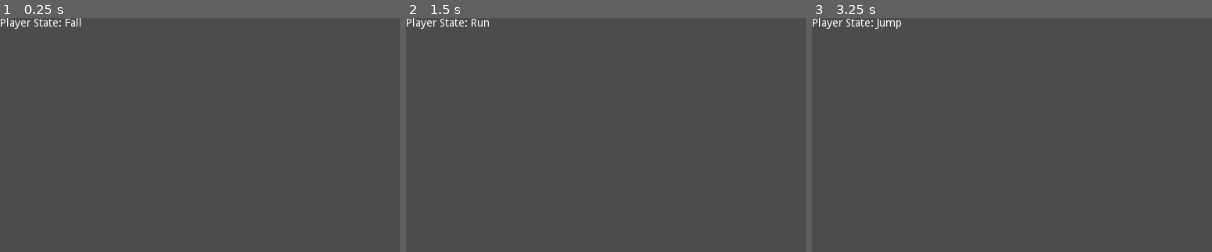
Above: before the commit, frames 1-3 (left to right).
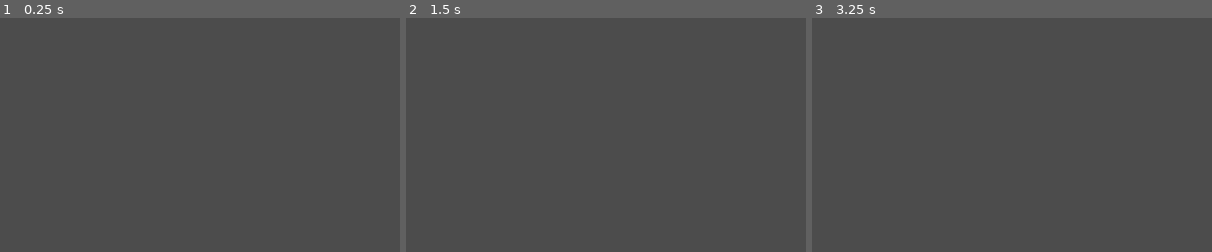
Above: after the commit, the same moments.

Repository: Zenza235/go-duck-goose
Game: Godot game, scene res://levels/MovementTest.tscn
Same seed, same stepped clock (60 frames per second), same inputs: the game is played once before the commit and once after it.
Inputs:
- Up to frame 1 (0.25 s): no input
- Up to frame 2 (1.5 s): hold D (move_right) from 0.53 s (still down); tap W (jump) at 0.77 s
- Up to frame 3 (3.25 s): tap W (jump) at 1.52, 3.02 s; release D (move_right) at 2.03 s; hold A (move_left) 2.03-2.78 s; hold D (move_right) from 2.78 s (still down)
The pictures show only the part of the screen within x 0-50%, y 0-50%; the shares and areas given below are measured in that part.

The runs differ from the first frame. In frame 1, 0.4% of the frame differs, in the area x 0-21%, y 0-5%; in frame 2, 0.4%; in frame 3, 0.4%, in the area x 0-23%, y 0-5%.

Commit message:
update HUD ui with bird state

Diff:
--- /dev/null
+++ b/ui/CurrentBird.gd
@@ -0,0 +1,5 @@
+extends Label
+
+func _on_Player_changed_bird(bird_name):
+	var fmt_str = "Current Bird: %s"
+	self.text = fmt_str % bird_name
--- /dev/null
+++ b/ui/CurrentState.gd
@@ -0,0 +1,5 @@
+extends Label
+
+func _on_StateMachine_transitioned(state_name):
+	var fmt_str = "Current State: %s"
+	self.text = fmt_str % state_name
--- a/ui/HUD.tscn
+++ b/ui/HUD.tscn
@@ -1,13 +1,26 @@
-[gd_scene load_steps=2 format=2]
+[gd_scene load_steps=3 format=2]
 
-[ext_resource path="res://ui/PlayerState.gd" type="Script" id=1]
+[ext_resource path="res://ui/CurrentState.gd" type="Script" id=1]
+[ext_resource path="res://ui/CurrentBird.gd" type="Script" id=2]
 
 [node name="HUD" type="CanvasLayer"]
 
-[node name="PlayerState" type="Label" parent="."]
+[node name="CurrentState" type="Label" parent="."]
+margin_left = 20.0
+margin_top = 20.0
 margin_right = 40.0
 margin_bottom = 14.0
 script = ExtResource( 1 )
 __meta__ = {
 "_edit_use_anchors_": false
 }
+
+[node name="CurrentBird" type="Label" parent="."]
+margin_left = 20.0
+margin_top = 40.0
+margin_right = 40.0
+margin_bottom = 14.0
+script = ExtResource( 2 )
+__meta__ = {
+"_edit_use_anchors_": true
+}
--- a/ui/PlayerState.gd
+++ /dev/null
@@ -1,5 +0,0 @@
-extends Label
-
-func _on_state_transitioned(state_name):
-	var fmt_str = "Player State: %s"
-	self.text = fmt_str % state_name
